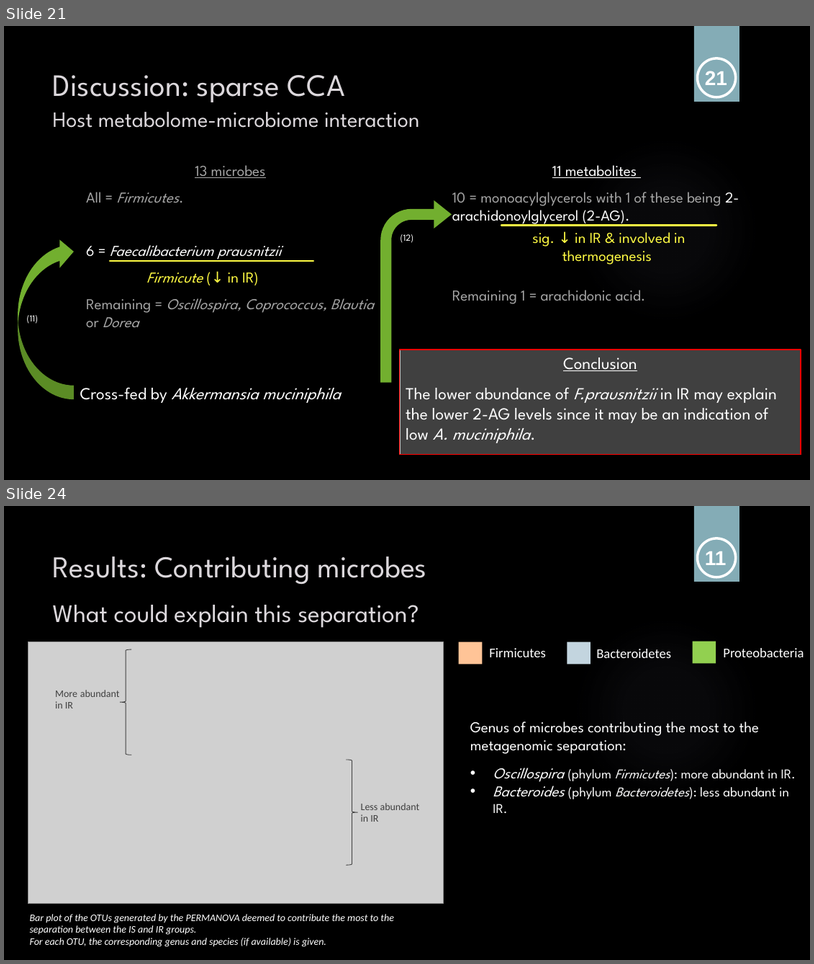
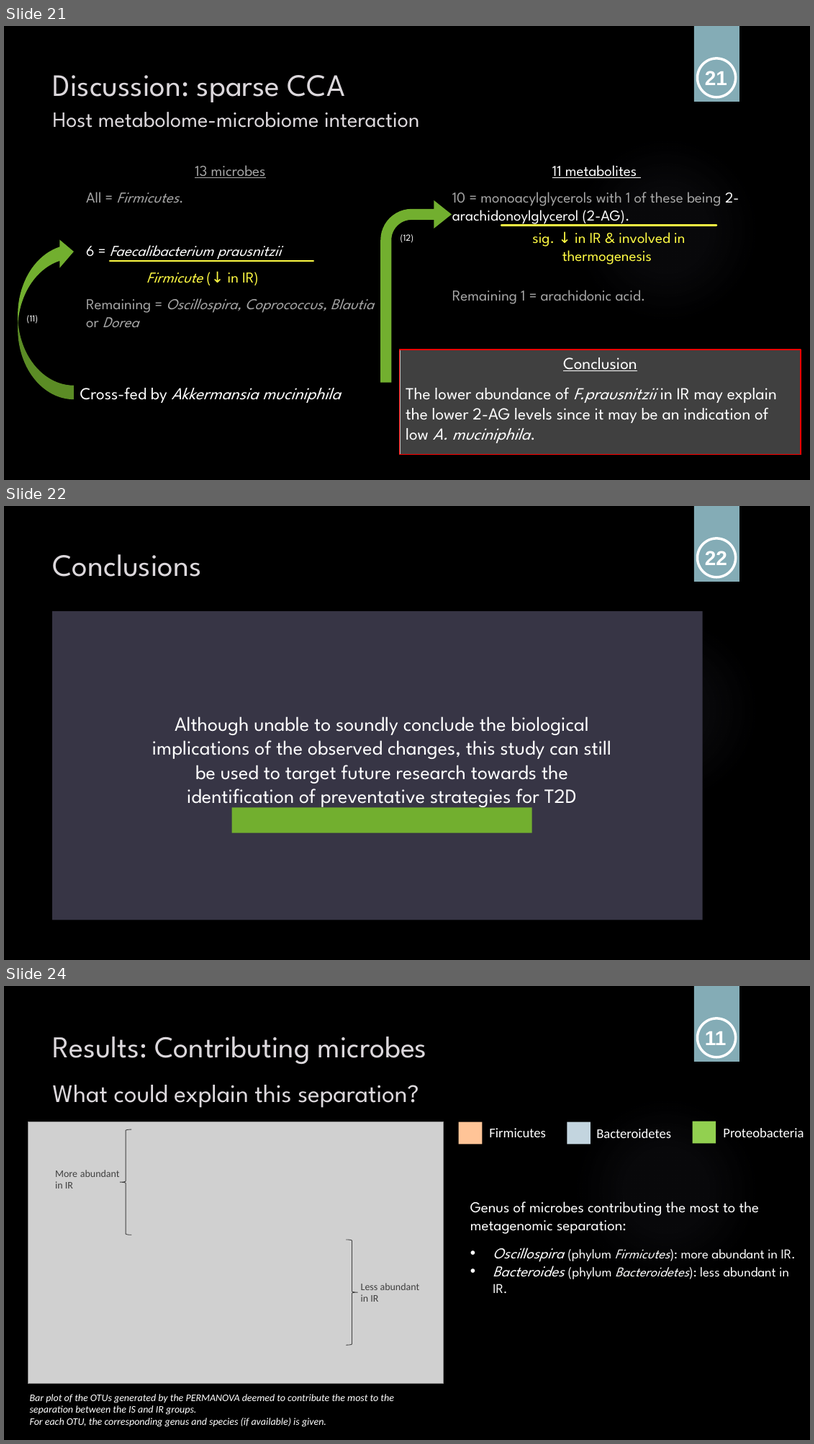
Before and after one commit to sabdeolive/Sabrina_BMS_Bachelor-Internship, a slide deck: Final Presentation.pptx. Shown one above the other, each under a label of ours: slides 21 and 24 before the commit, slides 21, 22 and 24 after it; the slides between them are not shown. The pictures are 814x964 and 814x1444 pixels, drawn with LibreOffice and Linux fonts; fonts in the diff are those of the drawing; grey boxes stand for pictures; background and template pictures are left out. Boxes give left, top, right and bottom in pixels: in the first picture for what was removed or moved away, otherwise in the second. Text is boxed around its words. In the diff, an @@ line names an element or a change of style, - is before the commit and + after.

```diff
--- a/Final Presentation.pptx
+++ b/Final Presentation.pptx
@@ slide 22 added at <box>4,506,810,960</box>, background picture (left out); not listed: 2 template elements that a slide beside it also shows @@
@@ ellipse added at <box>698,538,736,577</box>, outline #FFFFFF 3 pt @@
@@ title added at <box>53,554,202,577</box>, 37 pt, text #DCD8DC @@
+Conclusions
@@ text added at <box>705,551,728,565</box>, 24 pt, text #FFFFFF, bold @@
+22
@@ rectangle added at <box>52,611,703,920</box>, fill #373545 @@
@@ text added at <box>152,716,612,810</box>, 24 pt, text #FFFFFF @@
+Although unable to soundly conclude the biological implications of the observed changes, this study can still be used to target future research towards the identification of preventative strategies for T2D
@@ rectangle added at <box>232,807,532,833</box>, fill #72AF2F @@
```
Also in this commit, not shown: 3 slides changed, 1 slide removed.
